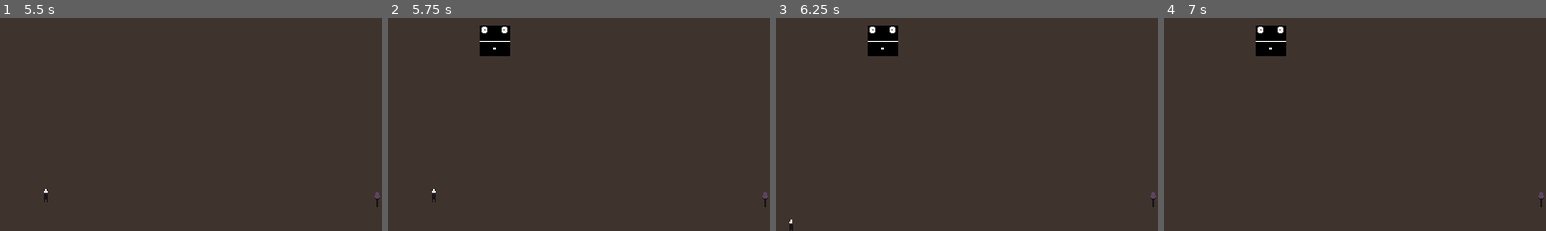
Above: before the commit, frames 1-4 (left to right).
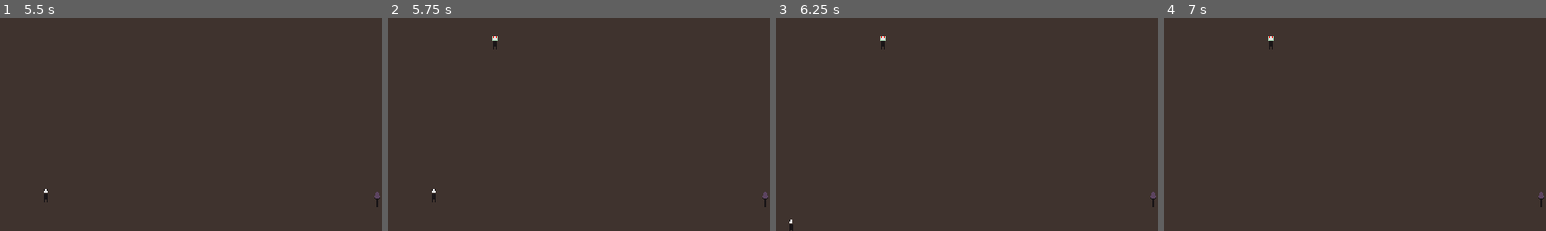
Above: after the commit, the same moments.

Repository: Academia-Team/Academia-Fall-of-the-Citadel
Game: Godot game, scene res://scene/intro.tscn
Same seed, same stepped clock (60 frames per second), same inputs: the game is played once before the commit and once after it.
Inputs (mouse positions are % of the whole screen's width and height, from its top left):
- Up to frame 1 (5.5 s): tap Enter at 0.5, 2, 4.25 s; move the mouse to (72, 45) at 0.52 s; hold N (move_down_right) 0.53-1.28 s; tap Space (action) at 0.6, 1.25, 2.1, 3.5, 3.6, 5, 5.1 s; click (72, 45) at 0.67 s; move the mouse to (30, 55) at 1.27 s; hold Down (move_down) 1.28-2.03 s; tap Ctrl (stay) at 1.35, 2.85, 4.35 s; move the mouse to (60, 28) at 2.02 s; hold N (move_down_right) 2.03-2.78 s; move the mouse to (45, 70) at 2.77 s; hold Up (move_up) 2.78-3.53 s; click (45, 70) at 2.92 s; move the mouse to (80, 65) at 3.52 s; hold B (move_down_left) 3.53-5.03 s; move the mouse to (20, 35) at 4.27 s; move the mouse to (55, 50) at 5.02 s; hold Down (move_down) from 5.03 s (still down); click (55, 50) at 5.17 s
- Up to frame 2 (5.75 s): keep holding Down (move_down)
- Up to frame 3 (6.25 s): move the mouse to (35, 24) at 5.77 s; release Down (move_down) at 5.78 s; hold N (move_down_right) from 5.78 s (still down); tap Ctrl (stay) at 5.85 s
- Up to frame 4 (7 s): move the mouse to (72, 45) at 6.52 s; release N (move_down_right) at 6.53 s; hold Up (move_up) from 6.53 s (still down); tap Space (action) at 6.6 s
The pictures show only the part of the screen within x 0-50%, y 19-69%; the shares and areas given below are measured in that part.

Frame 1 is identical in both runs. In frame 2, 1.1% of the frame differs, in the area x 24-32%, y 3-18%; in frame 3, 1.1%; in frame 4, 1.1%.

Commit message:
Add zombie sprites (#13)
A generic CharacterSprite type has been created.

Diff:
--- /dev/null
+++ b/class/character_sprite.gd
@@ -0,0 +1,75 @@
+extends Sprite
+class_name CharacterSprite
+
+const direction = preload("res://class/direction.gd")
+
+export(Texture) var north_texture
+export(Texture) var south_texture
+export(Texture) var side_texture
+
+enum valid_orientation {NORTH = direction.NORTH, SOUTH = direction.SOUTH,
+	EAST = direction.EAST, WEST = direction.WEST}
+
+export(Color) var hurt_color = Color.tomato
+export(float) var hurt_length = 0.3
+export(valid_orientation) var orientation = direction.SOUTH
+
+var hurt_timer
+var initial_texture
+onready var orig_self_modulate = self_modulate
+
+signal orientation_changed(old_orient, new_orient)
+signal hurt_show()
+signal hurt_finish()
+
+func _init():
+	._init()
+
+	hurt_timer = Timer.new()
+	hurt_timer.one_shot = true
+	hurt_timer.connect("timeout", self, "_on_hurt_timeout")
+	add_child(hurt_timer)
+
+# A hack due to the fact that when a character_sprite is placed, its texture will
+# be overwritten. If _ready() is redefined, set_orient() will have to be manually
+# called.
+func _ready():
+	set_orient(orientation)
+
+func get_orient_texture(orient):
+	orient = direction.get_horz_component(orient)
+	var target_texture
+	match orient:
+		direction.NORTH:
+			target_texture = north_texture
+		direction.SOUTH:
+			target_texture = south_texture
+		_:
+			target_texture = side_texture
+
+	return target_texture
+
+func set_orient(orient):
+	var old_orient = orientation
+	var new_texture = get_orient_texture(orient)
+
+	orient = direction.get_horz_component(orient)
+	flip_h = (orient == direction.WEST)
+	orientation = orient
+	texture = new_texture
+
+	if orient != old_orient:
+		emit_signal("orientation_changed", old_orient, orient)
+
+func show_hurt(length = hurt_length):
+	hurt_timer.wait_time = length
+
+	orig_self_modulate = self_modulate
+	self_modulate = hurt_color
+
+	hurt_timer.start()
+	emit_signal("hurt_show")
+
+func _on_hurt_timeout():
+	self_modulate = orig_self_modulate
+	emit_signal("hurt_finish")
--- a/class/direction.gd
+++ b/class/direction.gd
@@ -113,3 +113,16 @@
 			EAST:
 				pos.x += step
 	return pos
+
+static func get_cardinal_dir_facing(pos_to_face, pos):
+	if abs(pos.x - pos_to_face.x) < abs(pos.y - pos_to_face.y):
+		if (pos.x - pos_to_face.x):
+			return SOUTH
+		else:
+			return NORTH
+	else:
+		if (pos.y - pos_to_face.y):
+			if (pos.y - pos_to_face.y) >= 0:
+				return WEST
+			else:
+				return EAST
--- a/project.godot
+++ b/project.godot
@@ -9,6 +9,11 @@
 config_version=4
 
 _global_script_classes=[ {
+"base": "Sprite",
+"class": "CharacterSprite",
+"language": "GDScript",
+"path": "res://class/character_sprite.gd"
+}, {
 "base": "Reference",
 "class": "Direction",
 "language": "GDScript",
@@ -35,6 +40,7 @@
 "path": "res://scene/player.gd"
 } ]
 _global_script_class_icons={
+"CharacterSprite": "",
 "Direction": "",
 "Queue": "",
 "enemy": "",
--- a/scene/gamegrid.gd
+++ b/scene/gamegrid.gd
@@ -99,7 +99,8 @@
 	var instance = scene.instance()
 	instance.connect("enemy_destroyed", self, "_on_enemy_destroyed")
 	add_child(instance)
-	instance.position = pos
+	var orient_facing_player = Direction.get_cardinal_dir_facing(player_ref.position, pos)
+	instance.spawn(pos, orient_facing_player)
 	ref_counter[instance.get_meta("type")] += 1
 
 func _on_item_spawn_timer_timeout():
--- a/scene/player.gd
+++ b/scene/player.gd
@@ -5,7 +5,6 @@
 const queue = preload("res://class/queue.gd")
 
 var bounds = {direction.NORTH: 0, direction.SOUTH: 0, direction.WEST: 0, direction.EAST: 0}
-var cur_orient
 var future_dir
 var held_item
 var lives
@@ -53,19 +52,6 @@
 func pos_in_bounds(pos):
 	return pos.x >= bounds.left && pos.x <= bounds.right && \
 		pos.y >= bounds.top && pos.y <= bounds.bottom
-
-func set_orient(orient):
-	orient = direction.get_horz_component(orient)
-	match orient:
-		direction.NORTH:
-			$Sprite.set_texture(load("res://asset/Player_NORTH.png"))
-		direction.SOUTH:
-			$Sprite.set_texture(load("res://asset/Player_SOUTH.png"))
-		_:
-			$Sprite.set_texture(load("res://asset/Player_SIDE.png"))
-
-	$Sprite.flip_h = (orient == direction.WEST)
-	cur_orient = orient
 
 func handle_action():
 	handle_movement()
@@ -95,7 +81,7 @@
 	if desired_dir != null:
 		if not Input.is_action_pressed("stay"):
 			set_dir(desired_dir)
-		set_orient(desired_dir)
+		$CharacterSprite.set_orient(desired_dir)
 
 func use_item():
 	if held_item:
@@ -106,12 +92,12 @@
 		held_item = null
 
 func use_sword():
-	target_to_destroy = targets[cur_orient]
+	target_to_destroy = targets[$CharacterSprite.orientation]
 
 	if target_to_destroy != null:
 		target_to_destroy.attack()
 		var slash_anim = load("res://scene/sword_attack.tscn").instance()
-		slash_anim.position = direction.dir_to_rel_pos(cur_orient, 32)
+		slash_anim.position = direction.dir_to_rel_pos($CharacterSprite.orientation, 32)
 		slash_anim.connect("animation_finished", self, "_slash_anim_finished")
 		add_child(slash_anim)
 
@@ -127,11 +113,12 @@
 func _ready():
 	held_item = null
 	lives = 3
-	cur_orient = direction.SOUTH
 	move_queue = Queue.new(MOVE_QUEUE_SZ)
 	emit_signal("health_change", lives)
 
 	hide()
+	$collisionbox.set_deferred("monitoring", false)
+	$collisionbox.set_deferred("monitorable", false)
 
 func spawn(pos, topBound, bottomBound, leftBound, rightBound):
 	position = pos
@@ -142,8 +129,9 @@
 
 	assert(position.x >= bounds.left && position.x <= bounds.right)
 	assert(position.y >= bounds.top && position.y <= bounds.bottom)
-
 	show()
+	$collisionbox.set_deferred("monitoring", true)
+	$collisionbox.set_deferred("monitorable", true)
 
 func handle_collision(obj):
 	var collisionCategory = obj.get_class()
@@ -159,8 +147,7 @@
 func hurt():
 	if (lives > 0): lives -= 1
 	emit_signal("health_change", lives)
-	$Sprite.self_modulate = Color.tomato
-	$hurt_timer.start()
+	$CharacterSprite.show_hurt()
 
 	if lives <= 0:
 		$collisionbox.set_deferred("monitoring", false)
@@ -216,8 +203,5 @@
 
 	return orient
 
-func _on_hurt_timer_timeout():
-	$Sprite.self_modulate = Color(1, 1, 1, 1)
-
 func _slash_anim_finished():
 	target_to_destroy.queue_free()
--- a/scene/player.tscn
+++ b/scene/player.tscn
@@ -1,8 +1,11 @@
-[gd_scene load_steps=4 format=2]
+[gd_scene load_steps=7 format=2]
 
 [ext_resource path="res://asset/Player_SOUTH.png" type="Texture" id=1]
 [ext_resource path="res://scene/player.gd" type="Script" id=2]
 [ext_resource path="res://resource/collision_rect.tres" type="Shape2D" id=3]
+[ext_resource path="res://class/character_sprite.gd" type="Script" id=4]
+[ext_resource path="res://asset/Player_NORTH.png" type="Texture" id=5]
+[ext_resource path="res://asset/Player_SIDE.png" type="Texture" id=6]
 
 [node name="player" type="Area2D"]
 script = ExtResource( 2 )
@@ -11,9 +14,12 @@
 position = Vector2( 15, 15 )
 shape = ExtResource( 3 )
 
-[node name="Sprite" type="Sprite" parent="."]
+[node name="CharacterSprite" type="Sprite" parent="."]
 position = Vector2( 16, 16 )
-texture = ExtResource( 1 )
+script = ExtResource( 4 )
+north_texture = ExtResource( 5 )
+south_texture = ExtResource( 1 )
+side_texture = ExtResource( 6 )
 
 [node name="move_timer" type="Timer" parent="."]
 wait_time = 0.5
@@ -39,11 +45,6 @@
 position = Vector2( 15, 46 )
 shape = ExtResource( 3 )
 
-[node name="hurt_timer" type="Timer" parent="."]
-wait_time = 0.3
-one_shot = true
-
 [connection signal="area_shape_entered" from="." to="." method="_on_player_area_shape_entered"]
 [connection signal="area_shape_exited" from="." to="." method="_on_player_area_shape_exited"]
 [connection signal="timeout" from="move_timer" to="." method="_on_move_timer_timeout"]
-[connection signal="timeout" from="hurt_timer" to="." method="_on_hurt_timer_timeout"]
--- a/scene/zombie.gd
+++ b/scene/zombie.gd
@@ -1,5 +1,7 @@
 extends Area2D
 class_name enemy
+
+const direction = preload("res://class/direction.gd")
 
 signal enemy_destroyed(enemy_type)
 
@@ -10,8 +12,20 @@
 func _ready():
 	set_meta("type", "zombie")
 
+	hide()
+	$collisionbox.set_deferred("monitoring", false)
+	$collisionbox.set_deferred("monitorable", false)
+
 func attack():
 	$collisionbox.set_deferred("monitoring", false)
 	$collisionbox.set_deferred("monitorable", false)
 	emit_signal("enemy_destroyed", get_meta("type"))
-	$Sprite.self_modulate = Color.tomato
+	$CharacterSprite.show_hurt()
+
+func spawn(pos, orient):
+	position = pos
+	$CharacterSprite.set_orient(orient)
+
+	show()
+	$collisionbox.set_deferred("monitoring", true)
+	$collisionbox.set_deferred("monitorable", true)
--- a/scene/zombie.tscn
+++ b/scene/zombie.tscn
@@ -1,8 +1,11 @@
-[gd_scene load_steps=4 format=2]
+[gd_scene load_steps=7 format=2]
 
-[ext_resource path="res://asset/Block Guy 32-px.bmp" type="Texture" id=1]
+[ext_resource path="res://asset/Zombie_NORTH.png" type="Texture" id=1]
 [ext_resource path="res://scene/zombie.gd" type="Script" id=2]
 [ext_resource path="res://resource/collision_rect.tres" type="Shape2D" id=3]
+[ext_resource path="res://class/character_sprite.gd" type="Script" id=4]
+[ext_resource path="res://asset/Zombie_SIDE.png" type="Texture" id=5]
+[ext_resource path="res://asset/Zombie_SOUTH.png" type="Texture" id=6]
 
 [node name="zombie" type="Area2D" groups=["enemy", "interactable"]]
 script = ExtResource( 2 )
@@ -11,6 +14,9 @@
 position = Vector2( 15, 15 )
 shape = ExtResource( 3 )
 
-[node name="Sprite" type="Sprite" parent="."]
+[node name="CharacterSprite" type="Sprite" parent="."]
 position = Vector2( 16, 16 )
-texture = ExtResource( 1 )
+script = ExtResource( 4 )
+north_texture = ExtResource( 1 )
+south_texture = ExtResource( 6 )
+side_texture = ExtResource( 5 )
Binary file removed: asset/Block Guy 32-px.bmp
Binary file added: asset/Zombie_NORTH.png
Not shown, added: asset/Zombie_NORTH.png.import
Binary file added: asset/Zombie_SIDE.png
Not shown, added: asset/Zombie_SIDE.png.import
Binary file added: asset/Zombie_SOUTH.png
Not shown, changed: asset/Zombie_SOUTH.png.import
